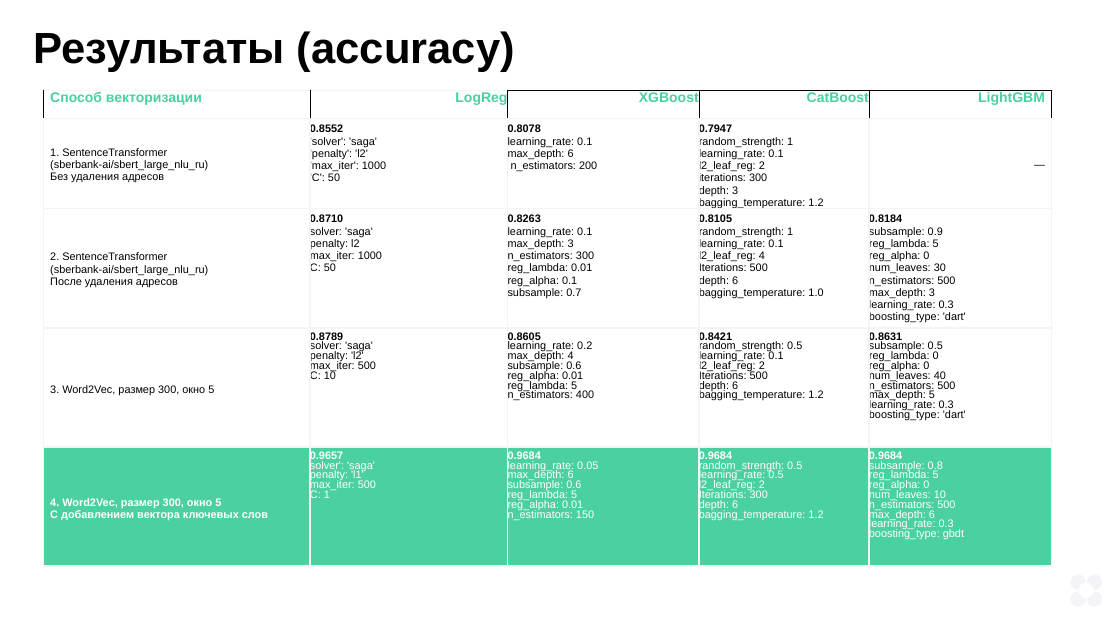
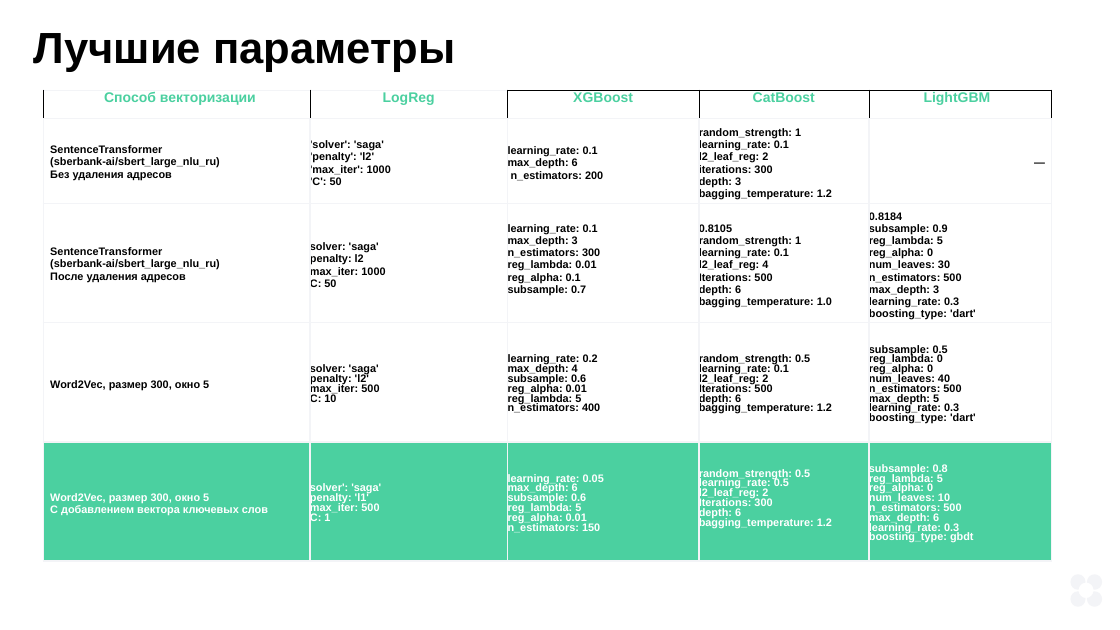
Before and after one commit to tyan/ML_learn, a slide deck: slide 24 of Diploma/presentation.pptx (slide 17 before the commit). Drawn at 1120x630 pixels with LibreOffice and Linux fonts; fonts in the diff are those of the drawing. Boxes give left, top, right and bottom in pixels: in the first picture for what was removed or moved away, otherwise in the second. Text is boxed around its words. In the diff, an @@ line names an element or a change of style, - is before the commit and + after.

```diff
--- a/Diploma/presentation.pptx
+++ b/Diploma/presentation.pptx
@@ text at bbox=[34, 33, 455, 72]: text changed @@
-Результаты (accuracy)
+Лучшие параметры
@@ table at bbox=[44, 90, 1052, 564] @@
-row 2: 1. SentenceTransformer (sberbank-ai/sbert_large_nlu_ru) / Без удаления адресов | 0.8552 / 'solver': 'saga' / 'penalty': 'l2' / 'max_iter': 1000 / 'C': 50 | 0.8078 / learning_rate: 0.1 / max_depth: 6 / n_estimators: 200 | 0.7947 / random_strength: 1 / learning_rate: 0.1 / l2_leaf_reg: 2 / iterations: 300 / depth: 3 / bagging_temperature: 1.2 | —
+row 2: SentenceTransformer (sberbank-ai/sbert_large_nlu_ru) / Без удаления адресов | 'solver': 'saga' / 'penalty': 'l2' / 'max_iter': 1000 / 'C': 50 | learning_rate: 0.1 / max_depth: 6 / n_estimators: 200 | random_strength: 1 / learning_rate: 0.1 / l2_leaf_reg: 2 / iterations: 300 / depth: 3 / bagging_temperature: 1.2 | —
-row 3: 2. SentenceTransformer (sberbank-ai/sbert_large_nlu_ru) / После удаления адресов | 0.8710 / solver: 'saga' / penalty: l2 / max_iter: 1000 / C: 50 | 0.8263 / learning_rate: 0.1 / max_depth: 3 / n_estimators: 300 / reg_lambda: 0.01 / reg_alpha: 0.1 / subsample: 0.7 | 0.8105 / random_strength: 1 / learning_rate: 0.1 / l2_leaf_reg: 4 / Iterations: 500 / depth: 6 / bagging_temperature: 1.0 | 0.8184 / subsample: 0.9 / reg_lambda: 5 / reg_alpha: 0 / num_leaves: 30 / n_estimators: 500 / max_depth: 3 / learning_rate: 0.3 / boosting_type: 'dart'
+row 3: SentenceTransformer (sberbank-ai/sbert_large_nlu_ru) / После удаления адресов | solver: 'saga' / penalty: l2 / max_iter: 1000 / C: 50 | learning_rate: 0.1 / max_depth: 3 / n_estimators: 300 / reg_lambda: 0.01 / reg_alpha: 0.1 / subsample: 0.7 | 0.8105 / random_strength: 1 / learning_rate: 0.1 / l2_leaf_reg: 4 / Iterations: 500 / depth: 6 / bagging_temperature: 1.0 | 0.8184 / subsample: 0.9 / reg_lambda: 5 / reg_alpha: 0 / num_leaves: 30 / n_estimators: 500 / max_depth: 3 / learning_rate: 0.3 / boosting_type: 'dart'
-row 4: 3. Word2Vec, размер 300, окно 5 | 0.8789 / solver: 'saga' / penalty: 'l2' / max_iter: 500 / C: 10 | 0.8605 / learning_rate: 0.2 / max_depth: 4 / subsample: 0.6 / reg_alpha: 0.01 / reg_lambda: 5 / n_estimators: 400 | 0.8421 / random_strength: 0.5 learning_rate: 0.1 / l2_leaf_reg: 2 / Iterations: 500 / depth: 6 / bagging_temperature: 1.2 | 0.8631 / subsample: 0.5 / reg_lambda: 0 / reg_alpha: 0 / num_leaves: 40 / n_estimators: 500 / max_depth: 5 / learning_rate: 0.3 / boosting_type: 'dart'
+row 4: Word2Vec, размер 300, окно 5 | solver: 'saga' / penalty: 'l2' / max_iter: 500 / C: 10 | learning_rate: 0.2 / max_depth: 4 / subsample: 0.6 / reg_alpha: 0.01 / reg_lambda: 5 / n_estimators: 400 | random_strength: 0.5 learning_rate: 0.1 / l2_leaf_reg: 2 / Iterations: 500 / depth: 6 / bagging_temperature: 1.2 | subsample: 0.5 / reg_lambda: 0 / reg_alpha: 0 / num_leaves: 40 / n_estimators: 500 / max_depth: 5 / learning_rate: 0.3 / boosting_type: 'dart'
-row 5: 4. Word2Vec, размер 300, окно 5 / С добавлением вектора ключевых слов | 0.9657 / solver': 'saga' / penalty: 'l1' / max_iter: 500 / C: 1 | 0.9684 / learning_rate: 0.05 / max_depth: 6 / subsample: 0.6 / reg_lambda: 5 / reg_alpha: 0.01 / n_estimators: 150 | 0.9684 / random_strength: 0.5 learning_rate: 0.5 / l2_leaf_reg: 2 / Iterations: 300 / depth: 6 / bagging_temperature: 1.2 | 0.9684 / subsample: 0.8 / reg_lambda: 5 / reg_alpha: 0 / num_leaves: 10 / n_estimators: 500 / max_depth: 6 / learning_rate: 0.3 / boosting_type: gbdt
+row 5: Word2Vec, размер 300, окно 5 / С добавлением вектора ключевых слов | solver': 'saga' / penalty: 'l1' / max_iter: 500 / C: 1 | learning_rate: 0.05 / max_depth: 6 / subsample: 0.6 / reg_lambda: 5 / reg_alpha: 0.01 / n_estimators: 150 | random_strength: 0.5 learning_rate: 0.5 / l2_leaf_reg: 2 / Iterations: 300 / depth: 6 / bagging_temperature: 1.2 | subsample: 0.8 / reg_lambda: 5 / reg_alpha: 0 / num_leaves: 10 / n_estimators: 500 / max_depth: 6 / learning_rate: 0.3 / boosting_type: gbdt
@@ bold on in "—", "random_strength: 1", "learning_rate: 0.1", "l2_leaf_reg: 4" and 11 more places @@
@@ alignment left to centre @@
@@ alignment right to centre @@
```
Also in this commit, not shown: 20 other slides changed, 10 slides added, 1 other file.
